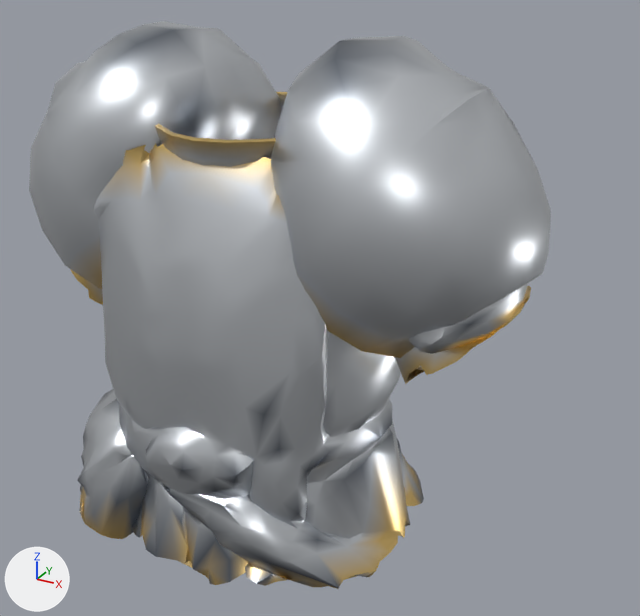
The glTF model assets_src/armor/aydor_2/heavy_b_chest.glb, before and after one commit.
One viewpoint serves both versions: a 50 mm camera at (0.623, -0.948, 1.766) aimed at (0.074, 0.05, 1.267). Every picture has the same lights, and +X, +Y and +Z are marked at lower left. The picture after the commit comes second. Vertices at exactly the same position are counted once.

Script lines for the objects in view, before the commit:
```python
me_heavy_b_chest = bpy.data.meshes.new('heavy_b_chest')
me_heavy_b_chest.from_pydata(...)  # 2256 vertices, 4039 faces; spans x -0.377..0.378, y -0.209..0.261, z 0.941..1.637
me_heavy_b_chest.materials.append(mat_metal)
ob_heavy_b_chest = bpy.data.objects.new('heavy_b_chest', me_heavy_b_chest)
ob_heavy_b_chest.location = (0.0, 0.0, 0.0)
```
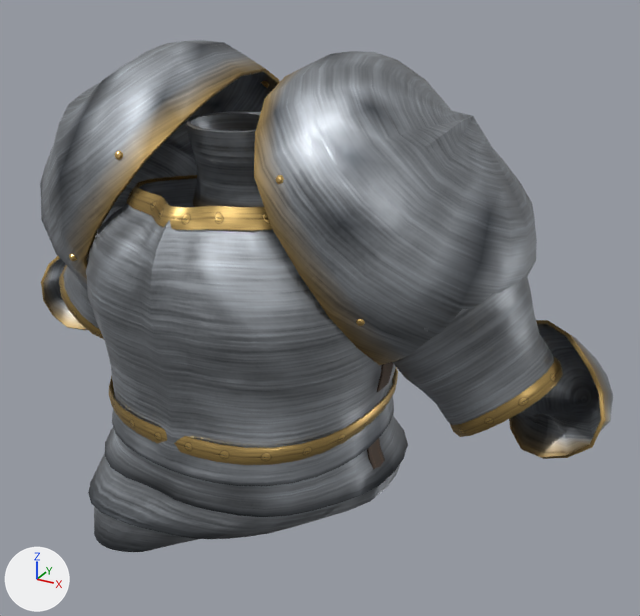
Boxes [x1, y1, x2, y2] around the edits, measured in the pictures (640 x 616 px):
'heavy_b_chest', reshaped, recoloured (10% wider, 10% shorter)
    before: [29, 21, 551, 589]
    after: [40, 40, 613, 552]
part 1 of me_heavy_b_chest, rebuilt
    before: [71, 143, 531, 589]
    after: [86, 179, 408, 552]
part 2 of me_heavy_b_chest, rebuilt
    before: [271, 36, 551, 358]
    after: [254, 51, 537, 365]
part 3 of me_heavy_b_chest, rebuilt (9% shorter)
    before: [29, 21, 282, 289]
    after: [40, 40, 280, 284]
part 4 of me_heavy_b_chest, built on
    before: [155, 92, 287, 167]
    after: [41, 81, 613, 470]

Patch to the scene script:
```diff
--- a/assets_src/armor/aydor_2/heavy_b_chest.glb.py
+++ b/assets_src/armor/aydor_2/heavy_b_chest.glb.py
@@ mat_steel @@
+mat_steel = bpy.data.materials.new('steel')
+# uses the picture img_steel_c_png
+# uses the picture img_steel_n_png
+# uses the picture img_steel_orm_png
@@ mat_strap @@
+mat_strap = bpy.data.materials.new('strap')
+# uses the picture img_strap_c_png
+# uses the picture img_strap_n_png
+# uses the picture img_strap_orm_png
@@ mat_gold @@
+mat_gold = bpy.data.materials.new('gold')
+mat_gold.use_nodes = True; mat_gold.node_tree.nodes.clear()
+_N = mat_gold.node_tree.nodes; _L = mat_gold.node_tree.links
+n0 = _N.new('ShaderNodeBsdfPrincipled'); n0.name = 'Principled BSDF'
+n0.inputs[1].default_value = 1.0  # 'Metallic'
+n0.inputs[2].default_value = 0.3  # 'Roughness'
+n1 = _N.new('ShaderNodeOutputMaterial'); n1.name = 'Material Output'
+n2 = _N.new('ShaderNodeVertexColor'); n2.name = 'Color Attribute'
+_L.new(n0.outputs[0], n1.inputs[0])  # 'BSDF' to 'Surface'
+_L.new(n2.outputs[0], n0.inputs[0])  # 'Color' to 'Base Color'
@@ mat_trim @@
+mat_trim = bpy.data.materials.new('trim')
+# uses the picture img_trim_c_png
+# uses the picture img_trim_n_png
+# uses the picture img_trim_orm_png
@@ me_heavy_b_chest @@
-me_heavy_b_chest.from_pydata(...)  # 2256 vertices, 4039 faces; spans x -0.377..0.378, y -0.209..0.261, z 0.941..1.637
-me_heavy_b_chest.materials.append(mat_metal)
+me_heavy_b_chest.from_pydata(...)  # 3000 vertices, 5296 faces; spans x -0.469..0.478, y -0.215..0.22, z 0.949..1.617
+# me_heavy_b_chest part 1: the loose piece of 1794 vertices spanning x -0.361..0.362, y -0.209..0.201, z 0.941..1.518 is rebuilt with 874 vertices and now spans x -0.221..0.217, y -0.215..0.205, z 0.956..1.456, in mat_steel
+# me_heavy_b_chest part 2: the loose piece of 161 vertices spanning x 0.024..0.378, y -0.142..0.228, z 1.256..1.637 is rebuilt with 199 vertices and now spans x 0.032..0.36, y -0.139..0.22, z 1.239..1.617, in mat_steel
+# me_heavy_b_chest part 3: the loose piece of 161 vertices spanning x -0.377..-0.029, y -0.135..0.227, z 1.265..1.637 is rebuilt with 199 vertices and now spans x -0.365..-0.033, y -0.139..0.22, z 1.241..1.616, in mat_steel
+# me_heavy_b_chest part 4: 140 vertices removed from x -0.235..0.233, y -0.122..0.261, z 1.429..1.533; 1548 vertices added at x -0.469..0.478, y -0.201..0.22, z 1.075..1.548
+# other edits to the shape of me_heavy_b_chest do not show in these pictures
+me_heavy_b_chest.materials.append(mat_gold)
+me_heavy_b_chest.materials.append(mat_steel)
+me_heavy_b_chest.materials.append(mat_strap)
+me_heavy_b_chest.materials.append(mat_trim)
```
